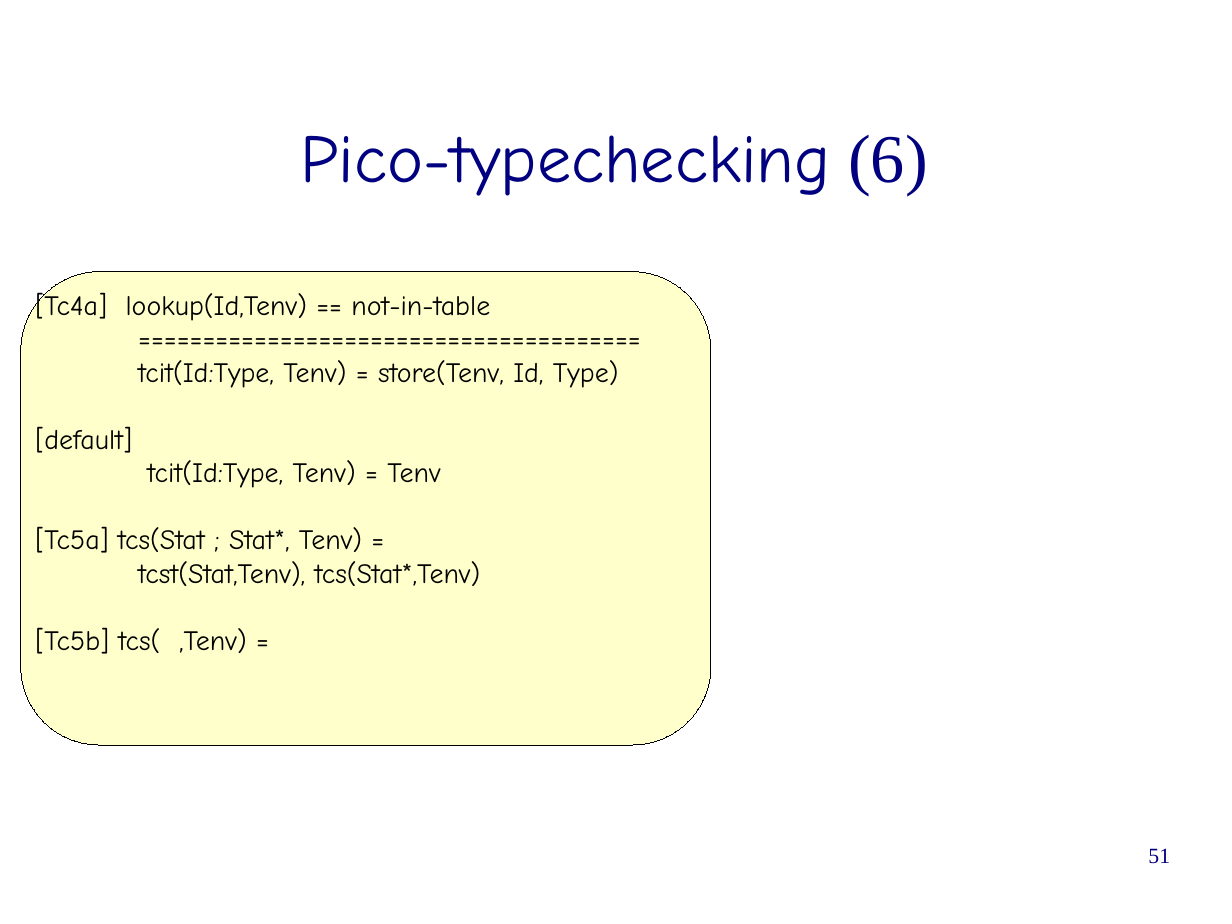
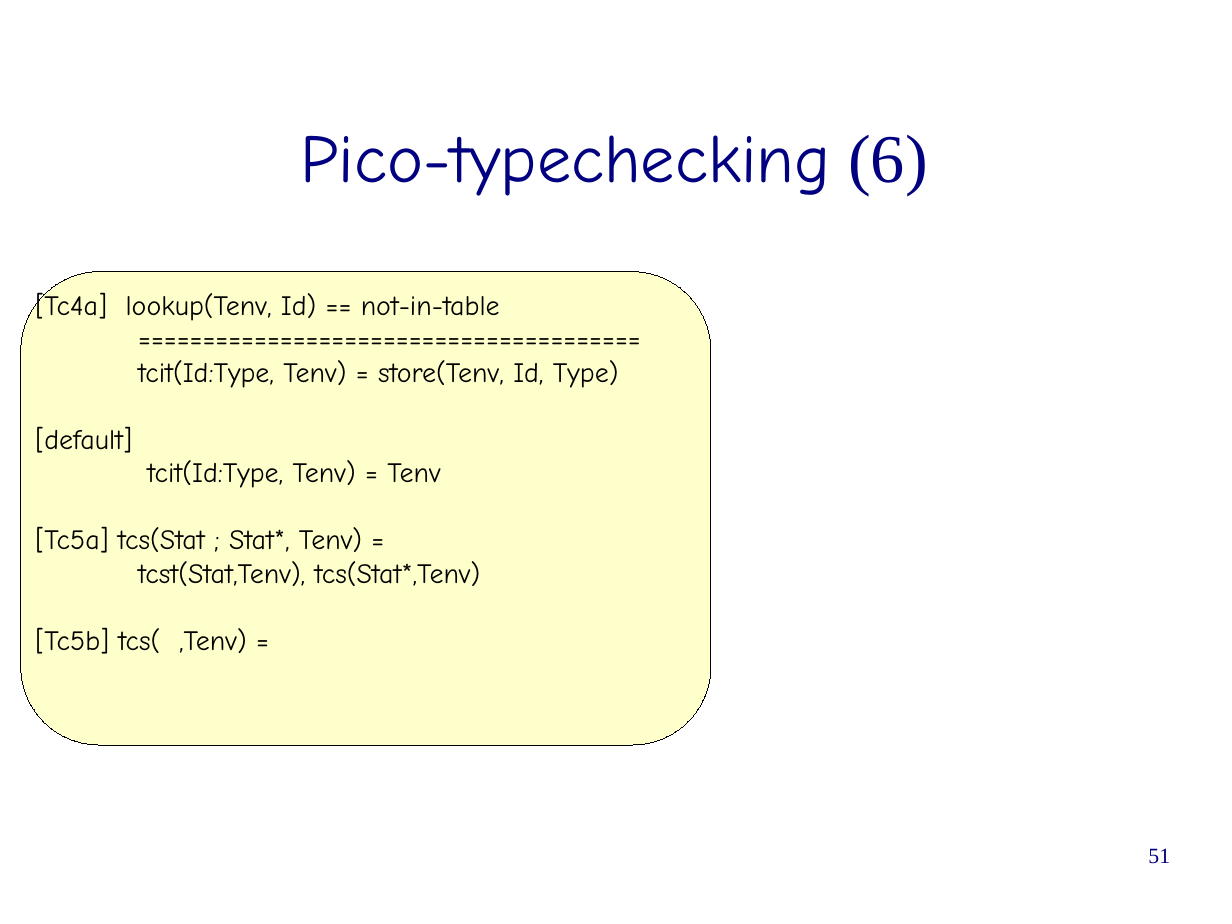
Before and after one commit to cwi-swat/meta-environment, a slide deck: slide 51 of meta-doc/extraction-transformation/6-asfsdf-intro/asfsdf-intro.odp. Drawn at 1232x924 pixels with LibreOffice and Linux fonts; fonts in the diff are those of the drawing; background and template pictures are left out. Boxes give left, top, right and bottom in pixels: in the first picture for what was removed or moved away, otherwise in the second. Text is boxed around its words. In the diff, an @@ line names an element or a change of style, - is before the commit and + after.

Commit message:
Fixed a number of typos and added slides on list matching and lexical constructor functions.

```diff
--- a/meta-doc/extraction-transformation/6-asfsdf-intro/asfsdf-intro.odp
+++ b/meta-doc/extraction-transformation/6-asfsdf-intro/asfsdf-intro.odp
@@ text at bbox=[35, 290, 500, 321]: text changed @@
-[Tc4a] lookup(Id,Tenv) == not-in-table
+[Tc4a] lookup(Tenv, Id) == not-in-table
```
Also in this commit, not shown: 9 other slides changed, 8 slides added.
